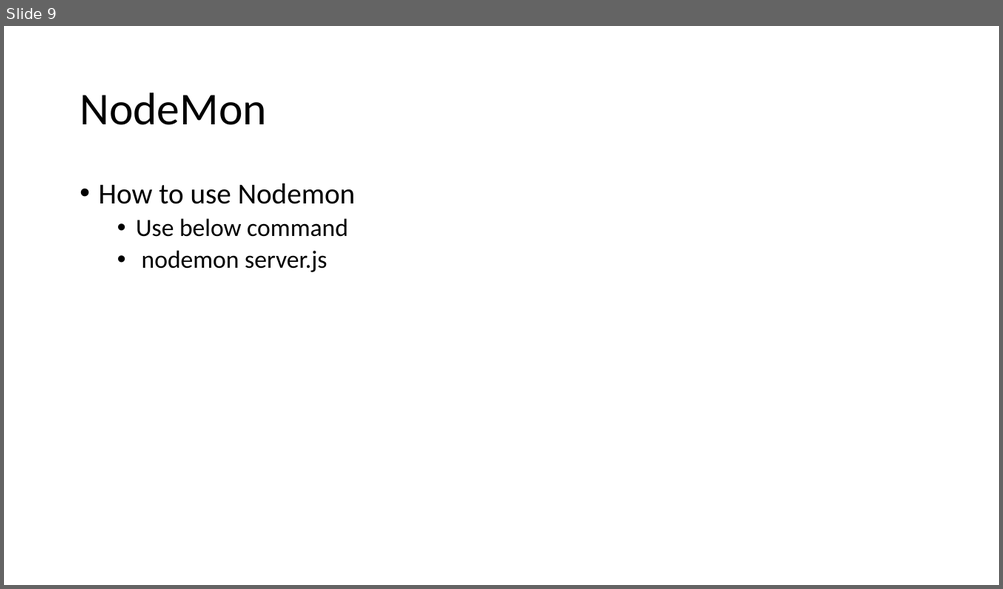
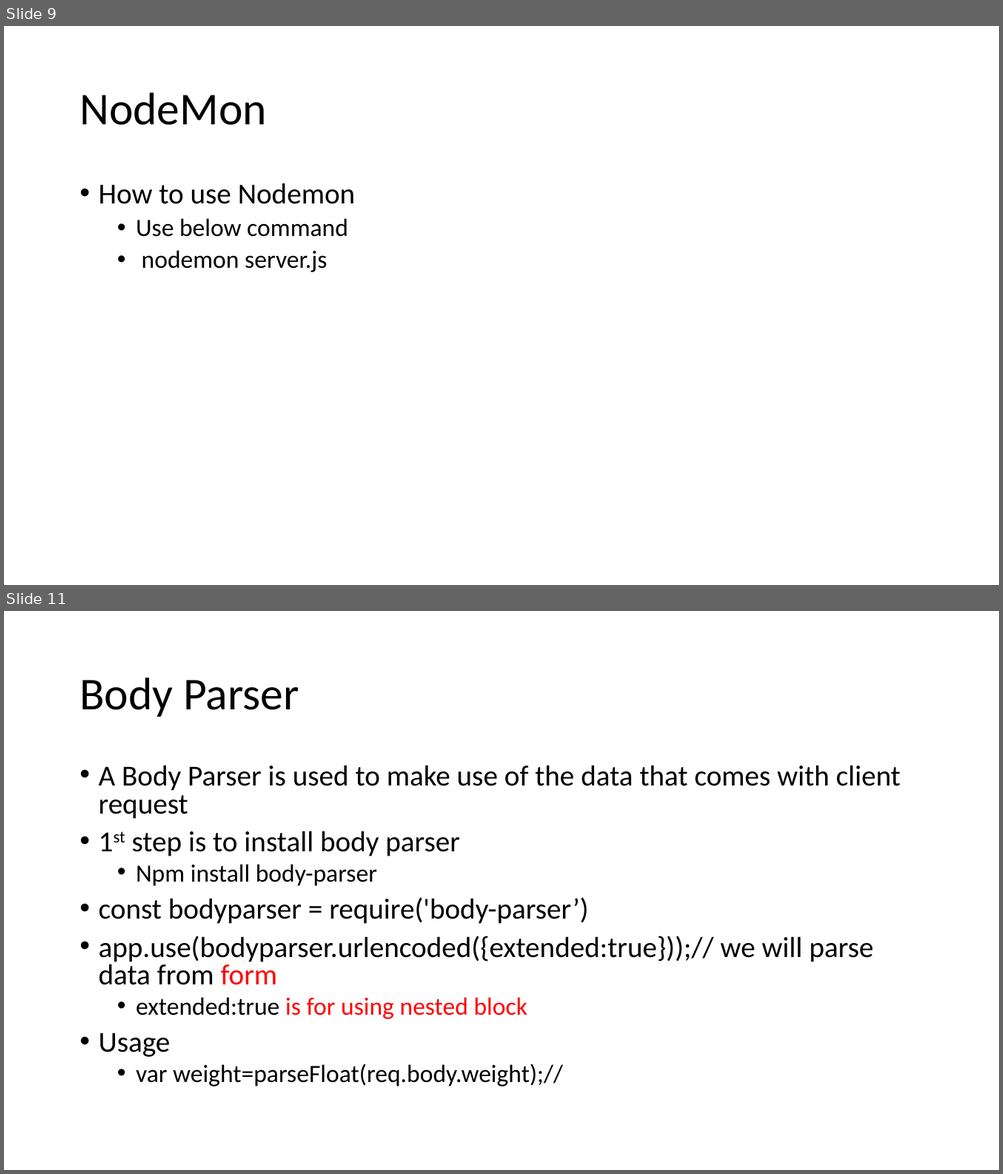
Before and after one commit to aroranishant8/WebDevelopment, a slide deck: Presentations/Section19_ExpressJs.pptx. Shown one above the other, each under a label of ours: slide 9 before the commit, slides 9 and 11 after it; the slides between them are not shown. The pictures are 1003x589 and 1003x1174 pixels, drawn with LibreOffice and Linux fonts; fonts in the diff are those of the drawing. Boxes give left, top, right and bottom in pixels: in the first picture for what was removed or moved away, otherwise in the second. Text is boxed around its words. In the diff, an @@ line names an element or a change of style, - is before the commit and + after.

```diff
--- a/Presentations/Section19_ExpressJs.pptx
+++ b/Presentations/Section19_ExpressJs.pptx
@@ slide 11 added at box(4, 611, 999, 1170), background #FFFFFF @@
@@ title added at box(79, 678, 299, 717), 44 pt, text #000000 @@
+Body Parser
@@ text added at box(99, 765, 900, 1087), 28 pt, text #000000 @@
+• A Body Parser is used to make use of the data that comes with client request
+• 1st step is to install body parser
+  • Npm install body-parser
+• const bodyparser = require('body-parser’)
+• app.use(bodyparser.urlencoded({extended:true}));// we will parse data from form
+  • extended:true is for using nested block
+• Usage
+  • var weight=parseFloat(req.body.weight);//
```
Also in this commit, not shown: 1 other slide added, 2 other files.
